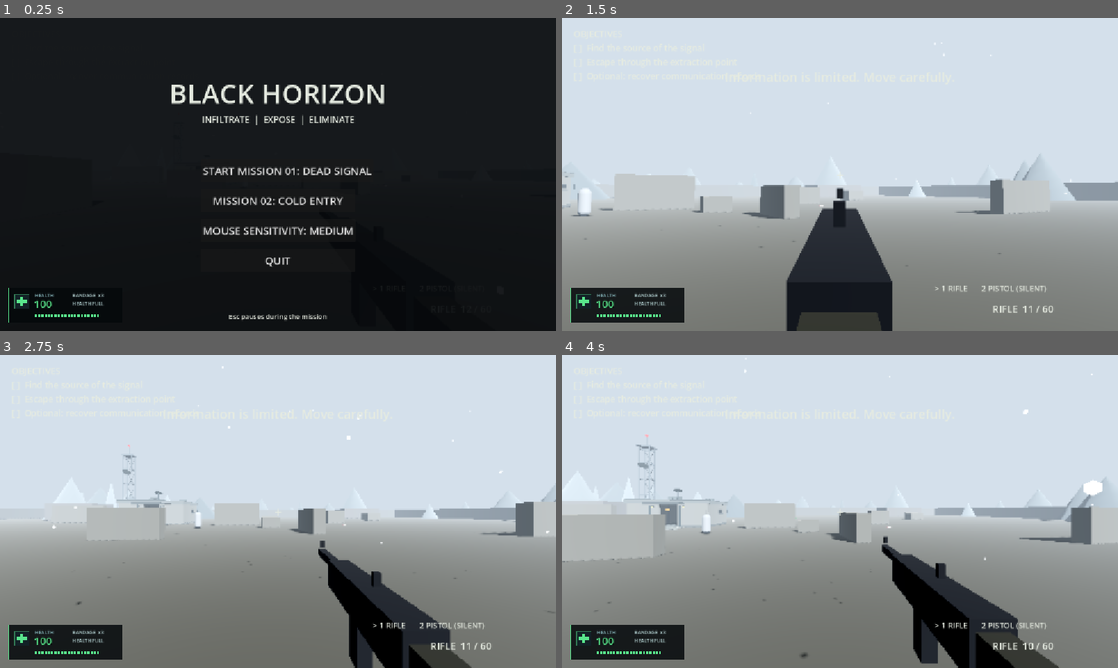
Above: before the commit, frames 1-4 (two rows, left to right).
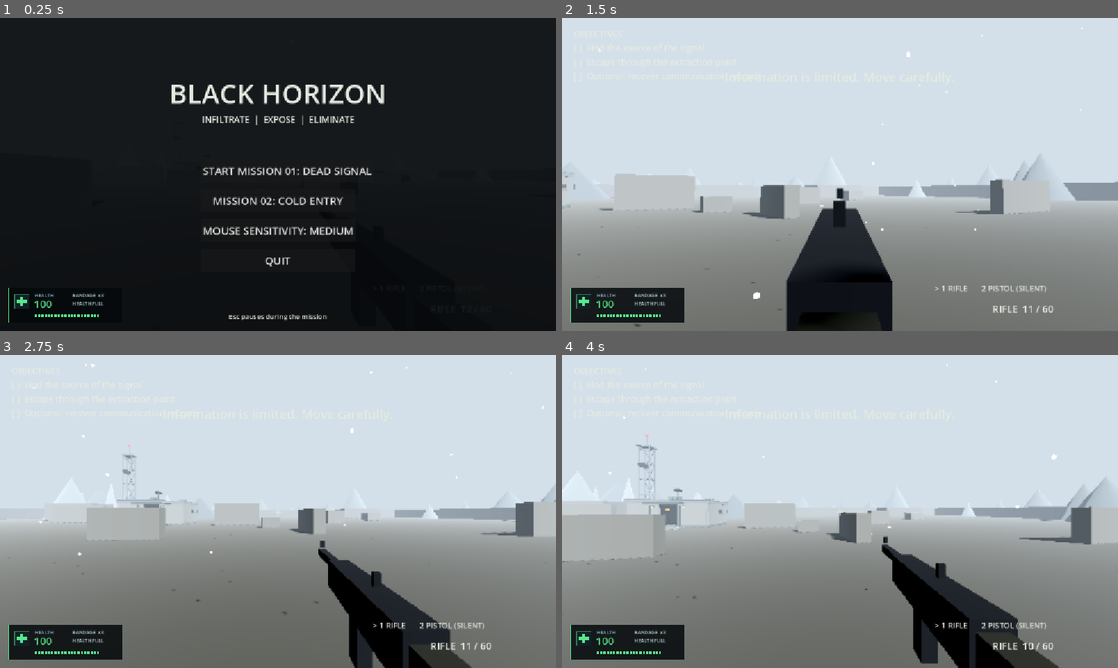
Above: after the commit, the same moments.

Repository: Nirjon255/BLACK-HORIZON-2.0
Game: Godot game, scene res://main.tscn
The game is run twice, just before and just after one commit, with the same random seed, the same clock (stepped at 60 frames per second) and the same inputs.
Inputs (mouse positions are in pixels of both pictures, inside the frame that each line leads up to):
- Up to frame 1 (0.25 s): no input
- Up to frame 2 (1.5 s): click "START MISSION 01: DEAD SIGNAL" at 0.5 s; tap Enter (ui_accept) at 1.25 s; move the mouse to (962, 158) at 1.27 s; hold D (move_right) from 1.28 s (still down); hold Right mouse button (aim) from 1.28 s (still down); click (962, 158) at 1.42 s
- Up to frame 3 (2.75 s): tap Space (jump) at 1.52, 2.27 s; move the mouse to (250, 511) at 2.02 s; release D (move_right) at 2.03 s; release Right mouse button (aim) at 2.03 s; hold W (move_forward) from 2.03 s (still down); tap B (bandage) at 2.1 s
- Up to frame 4 (4 s): keep holding W (move_forward); move the mouse to (851, 505) at 2.77 s; hold Ctrl (crouch) 2.78-3.53 s; move the mouse to (834, 517) at 3.52 s; click (834, 517) at 3.6 s; tap Space (jump) at 3.77 s

The runs differ from the first frame. In frame 2, 1.5% of the frame differs, in the area x 1-94%, y 3-100%; in frame 3, 0.2%; in frame 4, 0.3%.

Commit message:
Environment review pass: disable enemies and clear villa grounds

Diff:
--- a/BLACK_HORIZON_gate_hack_villa_v5.gd
+++ b/BLACK_HORIZON_gate_hack_villa_v5.gd
@@ -365,15 +365,15 @@
 func _build_environment() -> void:
 	var env := Environment.new()
 	env.background_mode = Environment.BG_COLOR
-	env.background_color = Color(0.48, 0.55, 0.62)
+	env.background_color = Color(0.42, 0.49, 0.56)
 	env.ambient_light_source = Environment.AMBIENT_SOURCE_COLOR
-	env.ambient_light_color = Color(0.48, 0.54, 0.60)
-	env.ambient_light_energy = 0.82
+	env.ambient_light_color = Color(0.43, 0.49, 0.54)
+	env.ambient_light_energy = 0.78
 	env.tonemap_mode = Environment.TONE_MAPPER_FILMIC
-	env.tonemap_exposure = 1.05
+	env.tonemap_exposure = 1.0
 	env.adjustment_enabled = true
-	env.adjustment_contrast = 1.08
-	env.adjustment_saturation = 0.92
+	env.adjustment_contrast = 1.10
+	env.adjustment_saturation = 0.88
 	env.fog_enabled = true
 	env.fog_light_color = Color(0.66, 0.72, 0.78)
 	env.fog_density = 0.006
@@ -2734,6 +2734,10 @@
 
 
 func _tree_blocked(x: float, z: float, keep: Array) -> bool:
+	# Hard exclusion around the full villa estate, including walls, forecourt and garden.
+	# This check is applied before any tree, bush or trunk is created.
+	if absf(x) <= 24.0 and z >= -81.0 and z <= -43.0:
+		return true  # villa estate: keep completely clear
 	if x > -44.0 and x < 44.0 and z > -86.0 and z < -4.0:
 		return true  # compound
 	if absf(x) < 8.0 and z > -6.0:
@@ -3688,7 +3692,8 @@
 # the ground-floor ceiling slab.
 
 # Set to true to spawn the guards and sentries again (both missions).
-const ENEMIES_ENABLED := true
+# Environment review build: keep all enemy actors disabled until the user approves them.
+const ENEMIES_ENABLED := false
 
 const VILLA_H1 := 3.3      # ground-floor wall height
 const VILLA_FLOOR2 := 3.6  # ground-floor ceiling top, which is the first-floor level
@@ -4456,8 +4461,8 @@
 
 
 func _inside_villa_perimeter(x: float, z: float) -> bool:
-	# Full walled estate footprint: never place procedural trees, shrubs or rocks here.
-	return absf(x) <= 22.0 and z >= -78.0 and z <= -46.0
+	# Expanded safety margin around the villa: no procedural stones, shrubs, logs or trees.
+	return absf(x) <= 24.0 and z >= -81.0 and z <= -43.0
 
 
 func _build_compound_architecture_pass() -> void:
@@ -4502,8 +4507,8 @@
 
 func _build_ambient_audio() -> void:
 	# Procedural low-level wind and distant forest calls; no external audio files required.
-	var rate := 22050
-	var seconds := 8.0
+	var rate := 32000
+	var seconds := 10.0
 	var count := int(rate * seconds)
 	var data := PackedByteArray()
 	data.resize(count * 2)
@@ -4513,8 +4518,11 @@
 		var raw := randf() * 2.0 - 1.0
 		filtered += (raw - filtered) * 0.018
 		var gust := 0.65 + 0.22 * sin(TAU * 0.11 * t) + 0.10 * sin(TAU * 0.27 * t)
-		var sample := filtered * gust * 0.20
-		sample += sin(TAU * 54.0 * t) * 0.025
+		var sample := filtered * gust * 0.18
+		# Layered low wind rumble and soft high-frequency air movement.
+		sample += sin(TAU * 48.0 * t) * 0.022
+		sample += sin(TAU * 92.0 * t + sin(TAU * 0.17 * t)) * 0.009
+		sample += sin(TAU * 310.0 * t) * filtered * 0.018
 		for bird_start in [1.25, 3.8, 6.15]:
 			var bt: float = t - float(bird_start)
 			if bt >= 0.0 and bt < 0.42:
